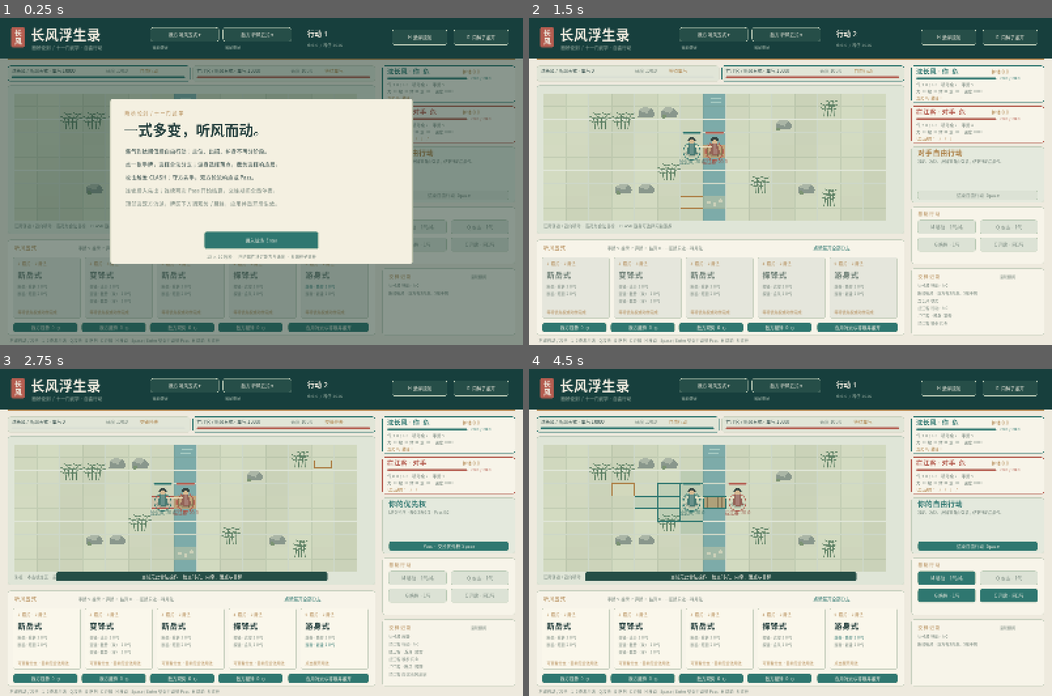
Above: before the commit, frames 1-4 (two rows, left to right).
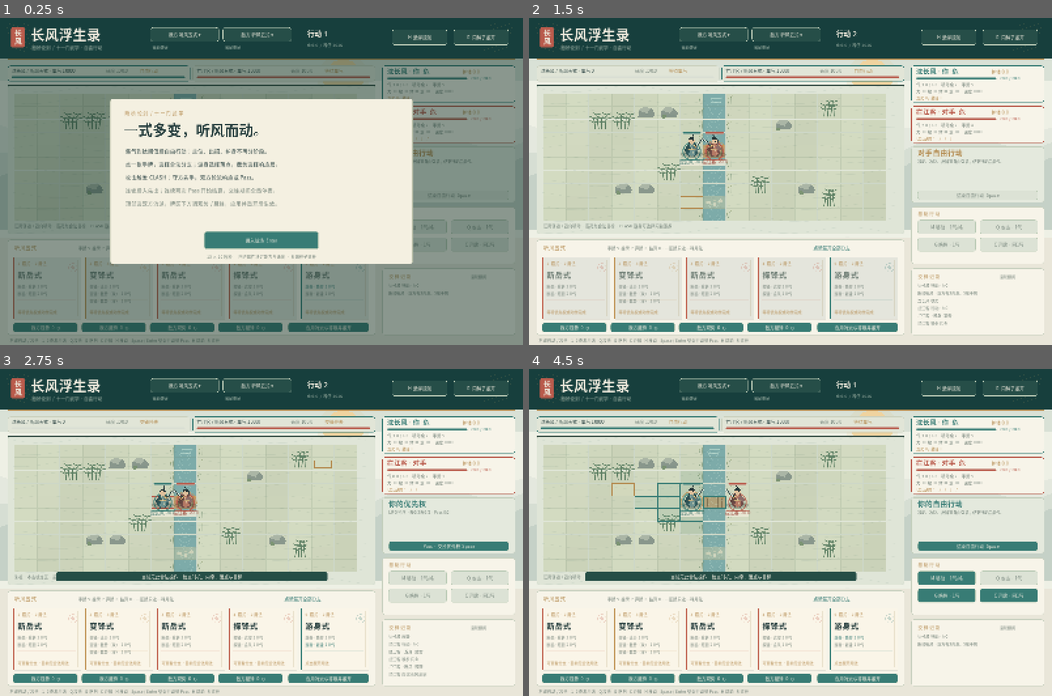
Above: after the commit, the same moments.

Repository: yup-21/game-dev
Game: Godot game, scene res://battle.tscn
Two runs of this game, one before a commit and one after it. Both use one fixed random seed, a clock stepped at 60 frames per second and the inputs below.
Inputs (mouse positions are in pixels of both pictures, inside the frame that each line leads up to):
- Up to frame 1 (0.25 s): no input
- Up to frame 2 (1.5 s): tap Enter at 0.5, 0.6 s; move the mouse to (905, 165) at 0.52 s; click (905, 165) at 0.67 s; tap Space at 0.77 s; move the mouse to (685, 197) at 1.27 s; tap Q at 1.35 s; click (685, 197) at 1.42 s
- Up to frame 3 (2.75 s): tap Space at 1.52 s; move the mouse to (313, 460) at 2.02 s; tap G at 2.1 s; click (313, 460) at 2.17 s
- Up to frame 4 (4.5 s): tap Space at 2.75, 3.02, 3.77 s; move the mouse to (764, 597) at 2.77 s; tap C at 2.85 s; click (764, 597) at 2.92 s; move the mouse to (947, 581) at 3.52 s; tap H at 3.6 s; click (947, 581) at 3.67 s; tap Enter at 4.25 s; move the mouse to (633, 483) at 4.27 s; tap R at 4.35 s; click (633, 483) at 4.42 s

The runs differ from the first frame. In frame 1, 0.6% of the frame differs, in the area x 1-72%, y 3-92%; in frame 2, 2.8%; in frame 3, 3.1%, in the area x 0-100%, y 3-92%; in frame 4, 3.0%.

Commit message:
Apply ink-wash art layer, character animation, card faces, FX and ability tray

Diff:
--- a/demos/changfeng-battle/scripts/battle_view.gd
+++ b/demos/changfeng-battle/scripts/battle_view.gd
@@ -2,18 +2,20 @@
 ## Presentation consumes the observer projection; all gameplay enters request/submit.
 const Model = preload("res://scripts/battle_model.gd")
 const AI = preload("res://scripts/enemy_ai.gd")
-const PAPER = Color("eeeade")
-const INK = Color("243f3e")
-const MUTED = Color("718279")
-const JADE = Color("2f7770")
-const GOLD = Color("ad8047")
-const RED = Color("b45d50")
+const Art = preload("res://scripts/battle_art.gd")
+const PAPER = Color("ede9dc")
+const INK = Color("273f3f")
+const MUTED = Color("718077")
+const JADE = Color("387c75")
+const GOLD = Color("b48b50")
+const RED = Color("b95b4c")
 const BOARD = Rect2(24, 206, 1124, 454)
 const ORIGIN = Vector2(78, 252)
 const TILE = Vector2(70, 39)
 var model = Model.new()
 var enemy_ai = AI.new()
 var player_policy = AI.new()
+var art = Art.new()
 var snap: Dictionary = {}
 var legals: Array = []
 var body_font: SystemFont
@@ -35,6 +37,8 @@
 var presentation_left = 0.0
 var next_decision = 0.0
 var effects: Array = []
+var combat_cues: Array = []
+var selected_ability: Dictionary = {}
 var movements: Dictionary = {}
 var log_scroll = 0
 var check_mode = false
@@ -73,6 +77,7 @@
 func _clear_selection() -> void:
 	selected_card = ""
 	selected_usage = ""
+	selected_ability.clear()
 	usage_choices.clear()
 	mode = "move"
 
@@ -85,6 +90,9 @@
 	for i in range(effects.size()-1,-1,-1):
 		effects[i].left -= delta
 		if effects[i].left <= 0: effects.remove_at(i)
+	for i in range(combat_cues.size()-1,-1,-1):
+		combat_cues[i].left -= delta
+		if combat_cues[i].left <= 0: combat_cues.remove_at(i)
 	for id in movements.keys():
 		movements[id].elapsed += delta
 		if movements[id].elapsed >= movements[id].duration: movements.erase(id)
@@ -109,7 +117,19 @@
 		_toast(str(result.get("message","指令未执行")))
 		return
 	for event in result.get("events",[]):
-		match str(event.get("type","")):
+		var kind: String=str(event.get("type",""))
+		var cue_kind: String=""
+		var cue_target: int=int(event.get("defender_id",event.get("target_id",event.get("actor_id",-1))))
+		match kind:
+			"ATTACK_DECLARED": cue_kind="attack"
+			"DAMAGE": cue_kind="damage"
+			"SHIELD", "INTERCEPT_JUDGED": cue_kind="guard"
+			"COMBO_TRIGGERED": cue_kind="combo"
+			"MOVE": cue_kind="evade"
+		if not cue_kind.is_empty() and cue_target>=0 and cue_target<snap.get("actors",[]).size():
+			combat_cues.append({"kind":cue_kind,"target_id":cue_target,"source_id":int(event.get("actor_id",-1)),"left":0.65,"duration":0.65})
+			if combat_cues.size()>24: combat_cues.pop_front()
+		match kind:
 			"MOVE":
 				var points: Array = [cell_to_screen(event["from"])]
 				for cell in event.get("path",[event["to"]]): points.append(cell_to_screen(cell))
@@ -135,7 +155,7 @@
 
 func _submit_legal(req: Dictionary) -> void:
 	var params: Dictionary = {}
-	for key in ["card_uid","card_id","usage_id","target_cell","target_id","link_id"]:
+	for key in ["card_uid","card_id","usage_id","technique_id","node_id","target_cell","target_id","link_id"]:
 		if req.has(key): params[key] = req[key]
 	_submit(str(req.kind),params)
 
@@ -150,6 +170,7 @@
 	_clear_selection()
 	movements.clear()
 	effects.clear()
+	combat_cues.clear()
 	presentation_left = 0
 	next_decision = wall+0.65
 	started = true
@@ -192,7 +213,7 @@
 			return
 		if event.button_index==MOUSE_BUTTON_RIGHT:
 			if school_picker_actor>=0: school_picker_actor=-1; return
-			if not usage_choices.is_empty() or mode in ["card","link","pitch"]:
+			if not usage_choices.is_empty() or mode in ["card","link","pitch","ability","ability_link"]:
 				_clear_selection(); _toast("已取消选择。")
 				return
 		if event.button_index==MOUSE_BUTTON_LEFT:
@@ -211,7 +232,12 @@
 					if (req.has("target_cell") and req.target_cell==cell) or (req.has("target_id") and int(req.target_id)>=0 and int(req.target_id)<snap.actors.size() and cell==snap.actors[int(req.target_id)].cell):
 						_submit_legal(req); return
 				_toast("该目标不合法，请选择高亮落点或敌人。")
-			elif mode=="link": _toast("请点击右侧连锁中高亮的敌方响应。")
+			elif mode=="ability":
+				for req in _ability_actions(str(selected_ability.get("technique_id","")),str(selected_ability.get("node_id",""))):
+					if (req.has("target_cell") and req.target_cell==cell) or (req.has("target_id") and int(req.target_id)>=0 and int(req.target_id)<snap.actors.size() and cell==snap.actors[int(req.target_id)].cell):
+						_submit_legal(req); return
+				_toast("请点击合法的招式目标或落点。")
+			elif mode in ["link","ability_link"]: _toast("请点击右侧连锁中高亮的敌方响应。")
 			elif cell==snap.actors[1].cell and event.button_index==MOUSE_BUTTON_RIGHT: _submit("BASIC_ATTACK",{"target_id":1})
 			else: _submit("MOVE",{"target_cell":cell})
 
@@ -245,8 +271,12 @@
 			elif action.begins_with("usage:"):
 				usage_choices.clear()
 				_apply_usage(usage_card,action.substr(6))
+			elif action.begins_with("ability:"):
+				var parts: PackedStringArray=action.split(":")
+				if parts.size()==3: _choose_ability(parts[1],parts[2])
 			elif action.begins_with("link:"):
-				for req in _usage_actions(selected_card,selected_usage):
+				var candidates: Array=_ability_actions(str(selected_ability.get("technique_id","")),str(selected_ability.get("node_id",""))) if mode=="ability_link" else _usage_actions(selected_card,selected_usage)
+				for req in candidates:
 					if str(req.get("link_id",""))==action.substr(5): _submit_legal(req); return
 			elif action.begins_with("passive:"):
 				var parts = action.split(":")
@@ -272,6 +302,47 @@
 	for req in legals:
 		if req.kind=="PLAY_CARD" and str(req.get("card_uid",req.get("card_id","")))==uid and str(req.get("usage_id",""))==usage_id: result.append(req)
 	return result
+
+func _ability_actions(technique_id: String, node_id: String) -> Array:
+	var actions: Array=[]
+	for req in legals:
+		if str(req.get("kind",""))=="USE_ABILITY" and str(req.get("technique_id",""))==technique_id and str(req.get("node_id",""))==node_id: actions.append(req)
+	return actions
+
+func _choose_ability(technique_id: String, node_id: String) -> void:
+	if not _can_player(): return
+	var actions: Array=_ability_actions(technique_id,node_id)
+	if actions.is_empty():
+		_toast("当前无可用阶段：检查内息、目标与出招时机。")
+		return
+	_clear_selection()
+	selected_ability={"technique_id":technique_id,"node_id":node_id}
+	if actions[0].has("link_id"):
+		mode="ability_link"
+		_toast("选择连锁中的合法响应目标。")
+	elif actions[0].has("target_cell") or actions[0].has("target_id"):
+		mode="ability"
+		_toast("选择此式的合法目标或落点；右键取消。")
+	else:
+		_submit_legal(actions[0])
+
+func _draw_ability_tray() -> bool:
+	var states: Dictionary=snap.actors[0].get("technique_states",{})
+	if states.is_empty(): return false
+	var ids: Array=states.keys()
+	ids.sort()
+	_text(Vector2(237,708),"武学续式",14,GOLD)
+	for i in range(mini(3,ids.size())):
+		var id: String=str(ids[i])
+		var node_id: String=str(states[id].get("node",""))
+		var label: String=node_id
+		for node in model.techniques.definitions.get(id,{}).get("nodes",[]):
+			if str(node.get("id",""))==node_id:
+				label=str(node.get("name",node_id))
+				break
+		var title: String=_trim(label,135,12)
+		_small_button(Rect2(342+i*170,681,162,36),title,"ability:"+id+":"+node_id,not _ability_actions(id,node_id).is_empty())
+	return true
 
 func _choose_card(card: Dictionary) -> void:
 	if card.is_empty() or not _can_player(): return
@@ -328,11 +399,14 @@
 	if body_font==null or snap.is_empty(): return
 	displayed_revision = snap.revision
 	buttons.clear()
-	draw_rect(Rect2(0,0,1600,1000),PAPER)
+	art.backdrop(self,wall)
 	_draw_header()
 	_draw_timeline()
 	_draw_board()
 	_draw_actors()
+	var fx_positions: Array=[]
+	for actor in snap.actors: fx_positions.append(_unit_pos(int(actor.id)))
+	art.burst(self,snap,combat_cues,fx_positions,wall)
 	_draw_hand()
 	_draw_sidebar()
 	_draw_status_tooltip()
@@ -353,6 +427,7 @@
 func _draw_header() -> void:
 	draw_rect(Rect2(0,0,1600,126),Color("173f3d"))
 	draw_line(Vector2(24,126),Vector2(1576,126),GOLD,2)
+	art.header(self,wall)
 	_panel(Rect2(34,28,42,62),RED)
 	_center(Vector2(55,54),"长",23,PAPER,true)
 	_center(Vector2(55,80),"风",23,PAPER,true)
@@ -382,7 +457,8 @@
 func _draw_hand() -> void:
 	_panel(Rect2(24,678,1124,292),Color("f7f4e9"),Color("c9d1c0"))
 	_text(Vector2(44,709),str(snap.actors[0].get("school_name","听风五式")),17,GOLD)
-	_text(Vector2(240,709),"手牌 %d  抽牌 %d  弃牌 %d  结算 %d · 一张牌只选一种用法" % [int(snap.actors[0].hand_count),int(snap.actors[0].draw_count),int(snap.actors[0].discard_count),int(snap.actors[0].resolving_count)],13,MUTED)
+	if not _draw_ability_tray():
+		_text(Vector2(240,709),"手牌 %d  抽牌 %d  弃牌 %d  结算 %d · 一张牌只选一种用法" % [int(snap.actors[0].hand_count),int(snap.actors[0].draw_count),int(snap.actors[0].discard_count),int(snap.actors[0].resolving_count)],13,MUTED)
 	var pages: int=maxi(1,ceili(snap.hand.size()/5.0))
 	hand_page=clampi(hand_page,0,pages-1)
 	if pages>1:
@@ -397,7 +473,7 @@
 			_panel(rect,Color("e8e9de")); _center(rect.position+Vector2(rect.size.x/2,100),"空",26,MUTED,true); continue
 		var card: Dictionary = snap.hand[i]
 		var enabled = _card_enabled(card)
-		_panel(rect,Color("faf7eb") if enabled else Color("e5e6dc"),GOLD if _uid(card)==selected_card else Color("c9d1c0"))
+		art.card_frame(self,rect,i,_uid(card)==selected_card,enabled,card,wall)
 		_text(rect.position+Vector2(14,25),"%d  招式 · %d 用法" % [i+1,card.get("usages",[]).size()],13,GOLD)
 		_text(rect.position+Vector2(14,65),_trim(str(card.name),rect.size.x-28,25),25,INK if enabled else MUTED,true)
 		var usages: Array = card.get("usages",[])
@@ -447,8 +523,9 @@
 		var link: Dictionary = stack[stack.size()-1-i]
 		var id = str(link.get("link_id",link.get("id","")))
 		var legal_link = false
-		if mode=="link":
-			for req in _usage_actions(selected_card,selected_usage):
+		if mode in ["link","ability_link"]:
+			var candidate_links: Array=_ability_actions(str(selected_ability.get("technique_id","")),str(selected_ability.get("node_id",""))) if mode=="ability_link" else _usage_actions(selected_card,selected_usage)
+			for req in candidate_links:
 				if str(req.get("link_id",""))==id: legal_link=true
 		var rect = Rect2(1189,451+i*17,368,16)
 		if legal_link: draw_rect(rect,Color("c9d8bd"))
@@ -545,10 +622,11 @@
 			for i in range(3): draw_circle(pos+Vector2((i-1)*18,sin(i*2.0)*6),6,Color("cbd0b8"))
 		elif terrain == "rock": _draw_rock(pos,cell.x+cell.y)
 		elif terrain == "bamboo": _draw_bamboo(pos,cell.x+cell.y)
+	art.battlefield(self,snap,wall)
 	_draw_attack_area()
 	if _can_player():
 		for req in legals:
-			var selected: bool = mode=="card" and req.kind=="PLAY_CARD" and str(req.get("card_uid",req.get("card_id","")))==selected_card and str(req.get("usage_id",""))==selected_usage
+			var selected: bool = (mode=="card" and req.kind=="PLAY_CARD" and str(req.get("card_uid",req.get("card_id","")))==selected_card and str(req.get("usage_id",""))==selected_usage) or (mode=="ability" and req.kind=="USE_ABILITY" and str(req.get("technique_id",""))==str(selected_ability.get("technique_id","")) and str(req.get("node_id",""))==str(selected_ability.get("node_id","")))
 			if (mode=="move" and req.kind=="MOVE") or selected:
 				if req.has("target_cell"):
 					if snap.phase=="CLASH":
@@ -596,14 +674,10 @@
 		draw_arc(pos,26,0,TAU,36,color,2.5,true)
 		if snap.active_id==actor.id:
 			draw_arc(pos,30,wall*.25,wall*.25+TAU*.8,36,Color(color,.5),2,true)
-		var robe = Color("497a72") if actor.id==0 else Color("936357")
-		draw_colored_polygon(PackedVector2Array([pos+Vector2(-10,-24),pos+Vector2(8,-24),pos+Vector2(17,7),pos+Vector2(0,14),pos+Vector2(-15,6)]),robe)
-		draw_colored_polygon(PackedVector2Array([pos+Vector2(-4,-23),pos+Vector2(4,-23),pos+Vector2(8,6),pos+Vector2(-4,10)]),robe.lightened(.18))
-		draw_circle(pos+Vector2(0,-31),9,Color("d7ba91"))
-		draw_arc(pos+Vector2(0,-32),9,PI,TAU,15,Color("354542"),6,true)
-		draw_circle(pos+Vector2(-3,-42),4,Color("354542"))
-		var direction = 1 if actor.id==0 else -1
-		draw_line(pos+Vector2(10*direction,-15),pos+Vector2(37*direction,-15),Color("f1e9ca"),3,true)
+		var taking_hit: bool=false
+		for cue in combat_cues:
+			if str(cue.get("kind",""))=="damage" and int(cue.get("target_id",-1))==int(actor.id): taking_hit=true
+		art.combatant(self,pos,actor,wall,int(snap.active_id)==int(actor.id),taking_hit)
 		_bar(Rect2(pos+Vector2(-28,-59),Vector2(56,5)),float(actor.hp)/maxf(1,float(actor.get("max_hp",20))),color)
 		if actor.shield>0:
 			draw_arc(pos,34,-PI*.9,-PI*.1,24,Color("d2ad69"),3,true)
